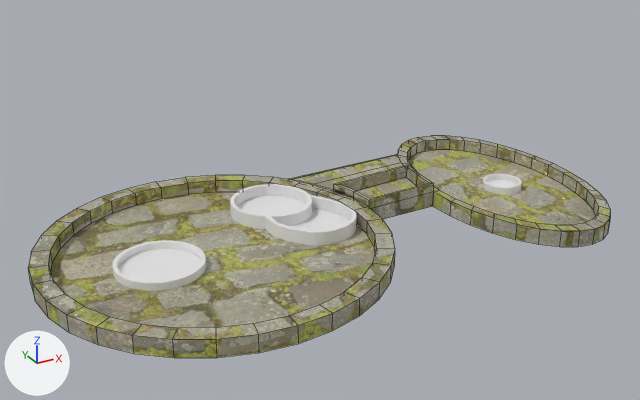
The Blender file GPTIGAMEOAC/Assets/Modelados/FuenteUniversidadEntrada.blend: old version first, new version second.
Before and after are seen from a 50 mm camera at (-16.3, -41.8, 23.1) aimed at (7.9, 2.3, 1.0). The axes (+X, +Y, +Z) are drawn at lower left. The lights are the same throughout. Mesh edges are drawn as thin lines on the coarser meshes.

The first picture shows 'BaseFlores1', 'BaseFlores2', 'Fuentabase2', 'FuenteBase', 'FuenteSubida'.
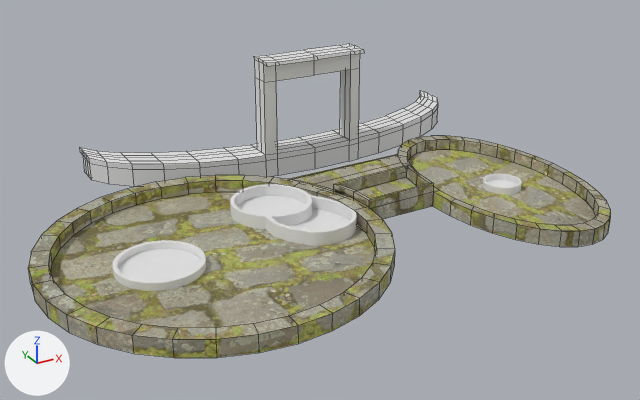
Changed parts and their boxes [x1, y1, x2, y2] in the pictures (640 x 400 px):
'Cilindro', added
    after: [80, 43, 438, 187]

The edits, one by one:
Mesh me_cilindro is new.
It has 280 vertices, 278 faces and spans x -0.61..0.6, y -0.65..0.58, z -1.0..12.3.
It uses material mat_acg_plastic010_1k_jpg (its picture is missing).
Object 'Cilindro' (ob_cilindro) is new; it shows me_cilindro.
Its location is (11.55, 13.47, 0.5).
Its scale is (23.8, 6.86, 0.617).
